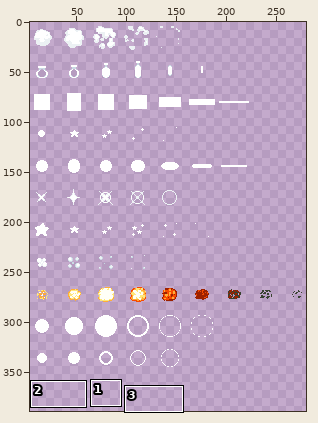
Two states of a pixel-art file, Leore/Content/effects.aseprite. The first picture is a wide view before the edit; the outline marks the close-up.
Close-up. The starting point:
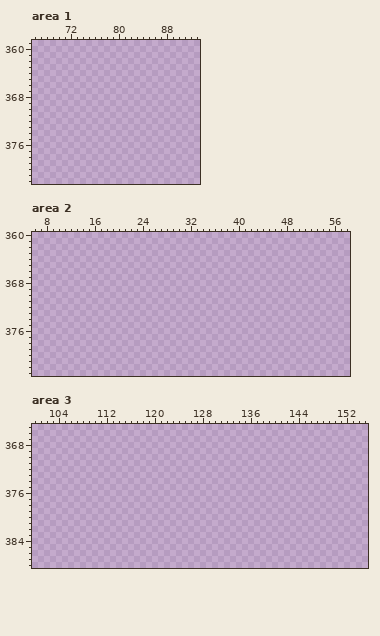
320x640 pixels, 1 frame. Shown: area 1: x 66..93, y 359..382; area 2: x 6..58, y 360..383; area 3: x 100..155, y 365..388. The wide view leaves out empty margins. The commit also changed other parts of the picture, which this record leaves out.
Now the later version:
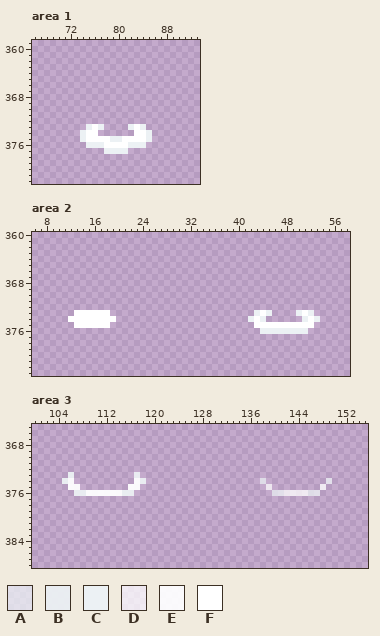
Palette (. is transparent): A #ecf1f4bf  B #ecf1f4ef  C #ecf1f4  D #ffffffbf  E #ffffffef  F #ffffff
The edit:
Area 1:
y 373: x 75..77 ... -> CFC; x 82..84 ... -> CFC
y 374: x 74..76 ... -> CFF; x 83..85 ... -> FFC
y 375: x 74..85 ............ -> CFFFFCCFFFFC
y 376: x 75..84 .......... -> CCCFFFFCCC
y 377: x 78..81 .... -> CCCC
Area 2:
y 373: x 13..18 ...... -> FFFFFF; x 43..45 ... -> CFC; x 50..52 ... -> CFC
y 374: x 12..19 ........ -> FFFFFFFF; x 42..44 ... -> CFC; x 51..53 ... -> CFC
y 375: x 13..18 ...... -> FFFFFF; x 43..52 .......... -> FFFFFFFFFF
y 376: x 44..51 ........ -> CCCCCCCC
Area 3:
y 373: x 106 . -> B; x 117 . -> B
y 374: x 105..106 .. -> BE; x 117..118 .. -> EB; x 138 . -> A; x 149 . -> A
y 375: x 106..107 .. -> EE; x 116..117 .. -> EE; x 139 . -> D; x 148 . -> D
y 376: x 107..116 .......... -> BBEEEEEEBB; x 140..147 ........ -> AADDDDAA
Where, in picture pixels (left, top, right, bottom), the same in both close-ups:
added: (80, 124, 152, 154)
added: (68, 310, 116, 328)
added: (248, 310, 320, 334)
added: (62, 472, 146, 496)
added: (260, 478, 332, 496)
